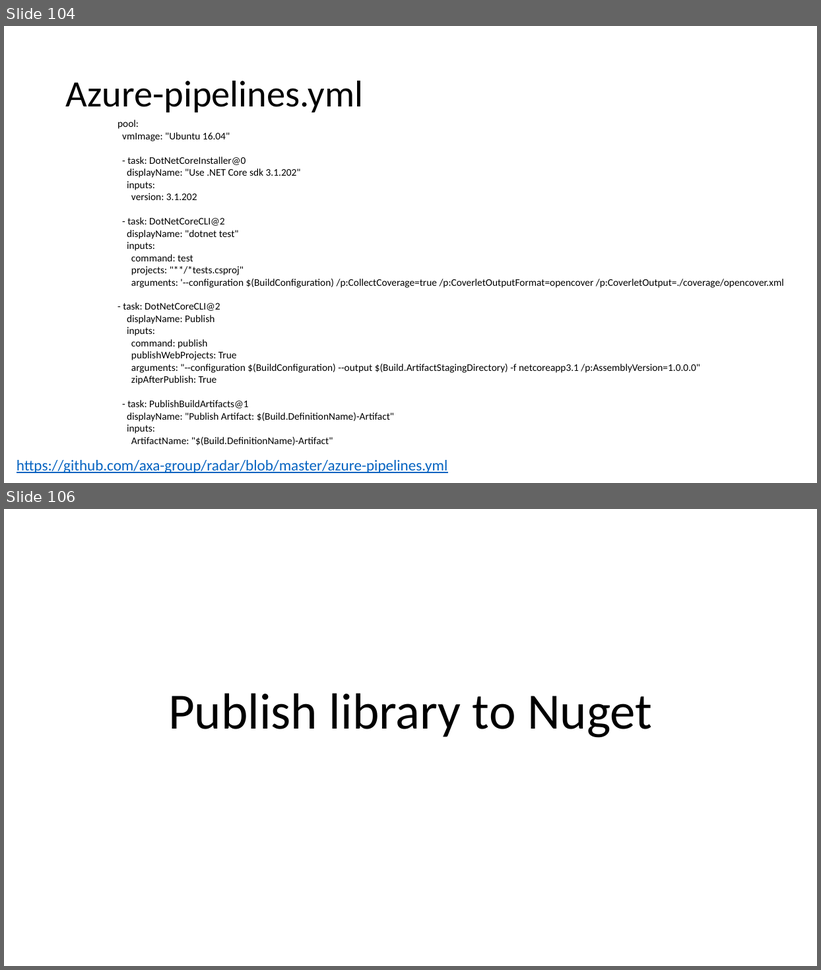
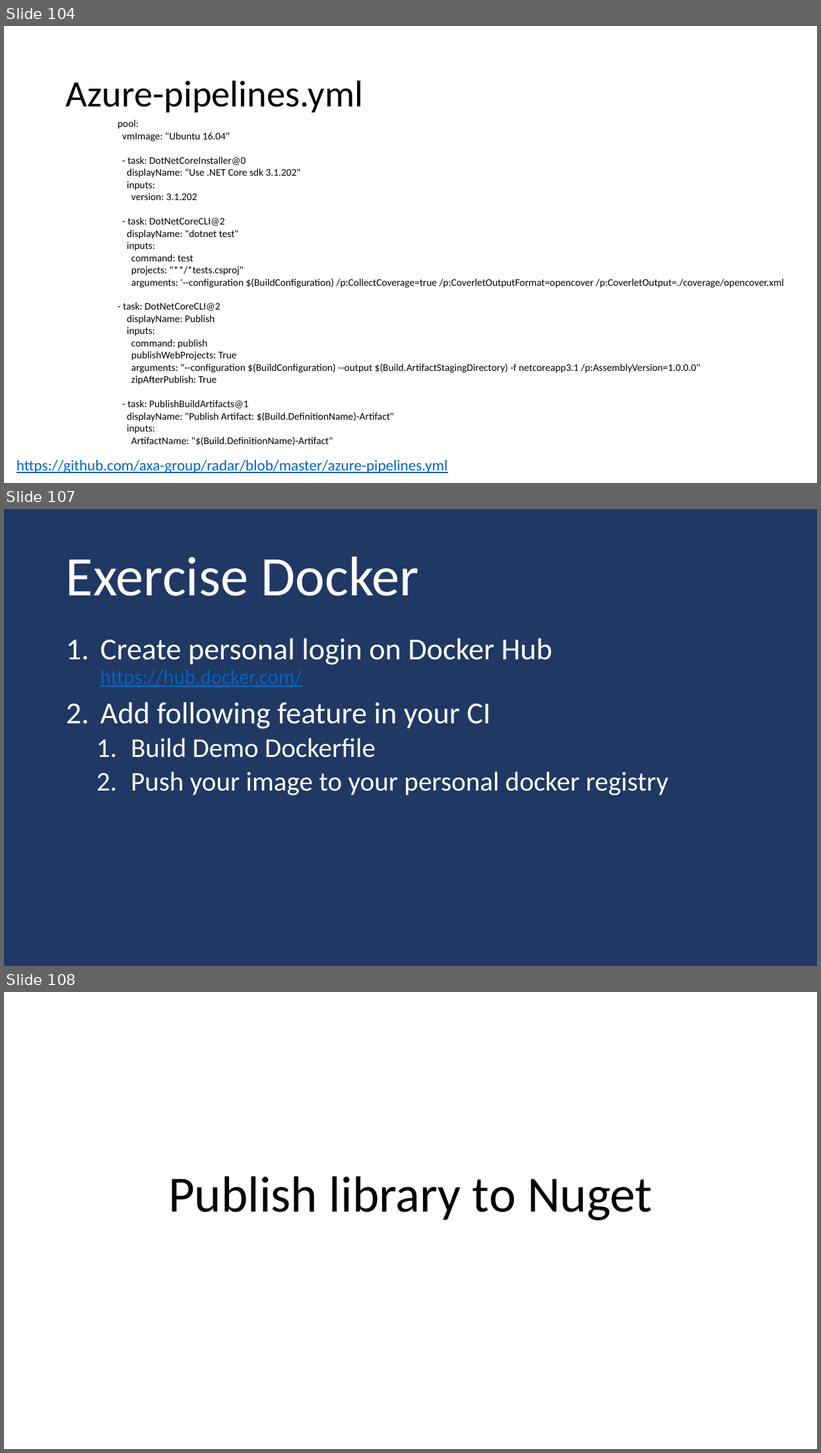
Before and after one commit to guillaume-chervet/course.dotnet, a slide deck: documentations/dotnet.pptx. Shown one above the other, each under a label of ours: slides 104 and 106 before the commit, slides 104, 107 and 108 after it; the slides between them are not shown. The pictures are 821x970 and 821x1453 pixels, drawn with LibreOffice and Linux fonts; fonts in the diff are those of the drawing. Boxes give left, top, right and bottom in pixels: in the first picture for what was removed or moved away, otherwise in the second. Text is boxed around its words. In the diff, an @@ line names an element or a change of style, - is before the commit and + after.

```diff
--- a/documentations/dotnet.pptx
+++ b/documentations/dotnet.pptx
@@ slide 107 added at (4,509,817,966), background #203864 @@
@@ title added at (66,557,420,596), 66 pt, text #FFFFFF @@
+Exercise Docker
@@ text added at (100,638,669,795), 32 pt, text #FFFFFF @@
+1. Create personal login on Docker Hub https://hub.docker.com/
+2. Add following feature in your CI
+  1. Build Demo Dockerfile
+  2. Push your image to your personal docker registry
@@ what was slide 106 is now slide 108 @@
```
Also in this commit, not shown: 1 slide changed, 1 other slide added.
